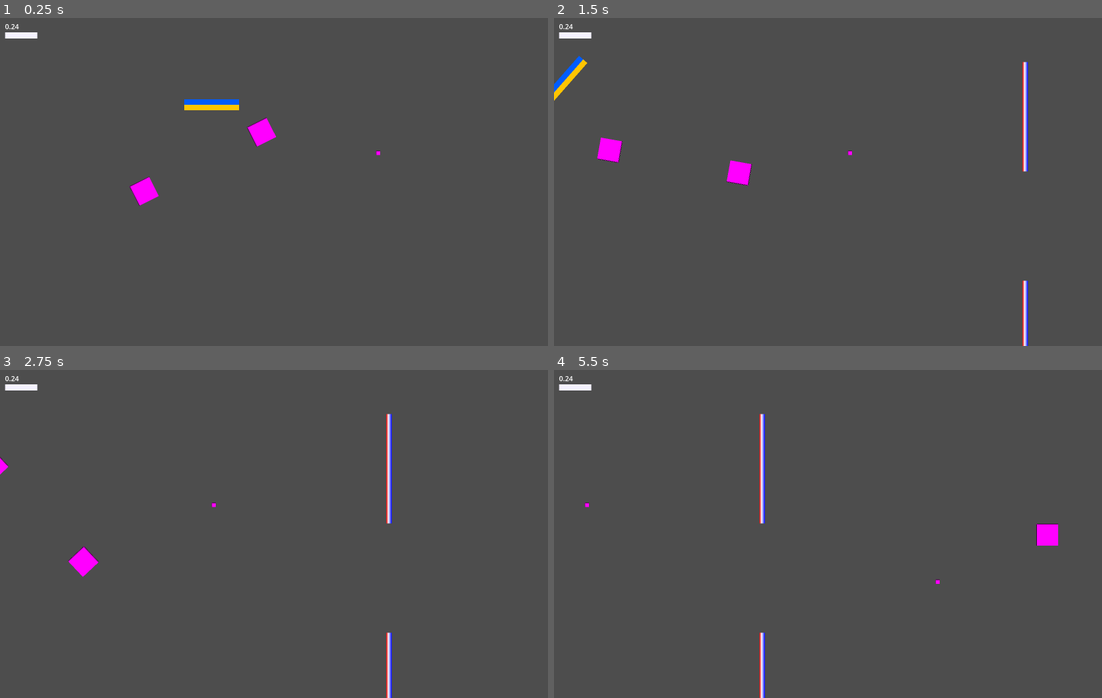
Above: before the commit, frames 1-4 (two rows, left to right).
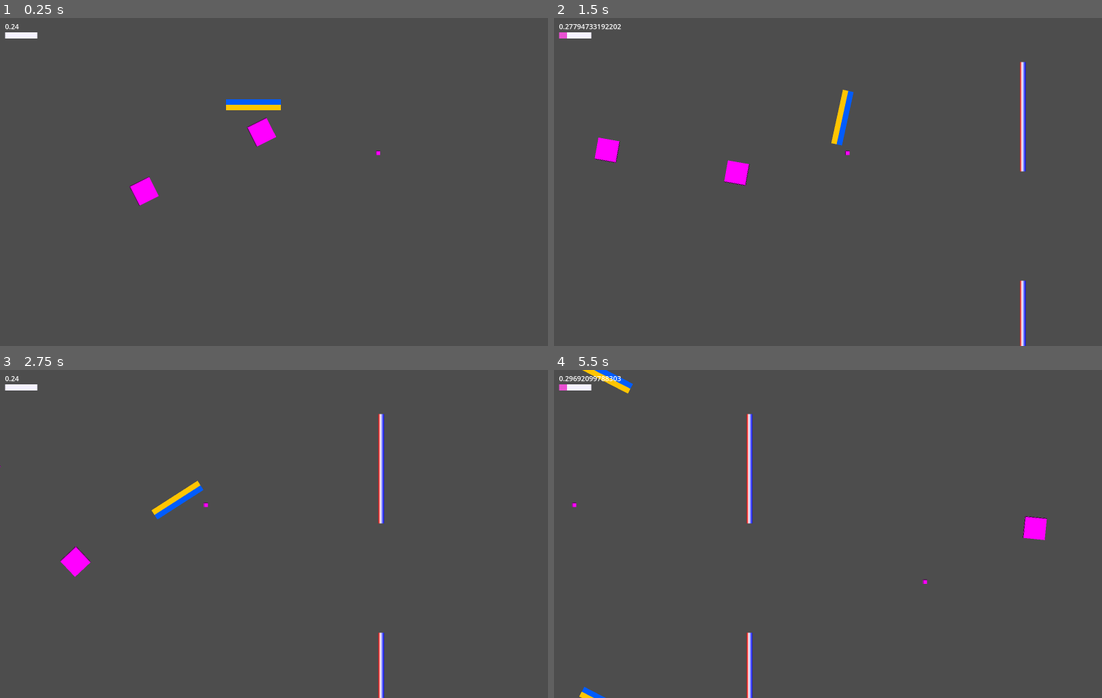
Above: after the commit, the same moments.

Repository: teros0/flappy-drone
Game: Godot game, scene res://scenes/main.tscn
The game is run twice, just before and just after one commit, with the same random seed, the same clock (stepped at 60 frames per second) and the same inputs.
Inputs (mouse positions are in pixels of both pictures, inside the frame that each line leads up to):
- Up to frame 1 (0.25 s): no input
- Up to frame 2 (1.5 s): move the mouse to (948, 165) at 0.52 s; hold Right (ui_right) 0.53-1.28 s; tap Space (push) at 0.6, 1.35 s; click (948, 165) at 0.67 s; move the mouse to (718, 198) at 1.27 s; hold Down (ui_down) from 1.28 s (still down)
- Up to frame 3 (2.75 s): move the mouse to (328, 461) at 2.02 s; release Down (ui_down) at 2.03 s; hold Right (ui_right) from 2.03 s (still down); tap Space (push) at 2.1 s
- Up to frame 4 (5.5 s): move the mouse to (800, 599) at 2.77 s; release Right (ui_right) at 2.78 s; hold Up (ui_up) 2.78-3.53 s; tap Space (push) every 0.75 s from 2.85 to 5.1 s; click (800, 599) at 2.92 s; move the mouse to (992, 583) at 3.52 s; hold Left (ui_left) 3.53-5.03 s; move the mouse to (663, 484) at 4.27 s; move the mouse to (855, 534) at 5.02 s; hold Down (ui_down) from 5.03 s (still down); click (855, 534) at 5.17 s

The runs differ from the first frame. In frame 1, 0.5% of the frame differs, in the area x 33-52%, y 24-29%; in frame 2, 1.8%; in frame 3, 1.8%; in frame 4, 2.0%, in the area x 0-92%, y 0-100%.

Commit message:
add downward thrust

Diff:
--- a/scenes/copter.tscn
+++ b/scenes/copter.tscn
@@ -1,6 +1,7 @@
 [gd_scene format=3 uid="uid://cdayq1615h4k7"]
 
 [ext_resource type="Script" uid="uid://t18wmu6lqal0" path="res://scripts/copter.gd" id="1_y4ra5"]
+[ext_resource type="PackedScene" uid="uid://cdecogviq23nw" path="res://scenes/bullet.tscn" id="2_lgper"]
 
 [sub_resource type="RectangleShape2D" id="RectangleShape2D_y4ra5"]
 size = Vector2(250, 50)
@@ -25,3 +26,5 @@
 offset_right = 125.0
 offset_bottom = 25.0
 color = Color(1, 0.77254903, 0, 1)
+
+[node name="Bullet" parent="." unique_id=1746382560 instance=ExtResource("2_lgper")]
--- a/scripts/copter.gd
+++ b/scripts/copter.gd
@@ -48,8 +48,11 @@
 	if _handle_push(delta):
 		return
 
-	var is_thrusting: bool = Input.is_action_pressed("ui_up")
-	_handle_thrust(delta, is_thrusting)
+	var is_thrusting_up: bool = Input.is_action_pressed("ui_up")
+	var is_thrusting_down: bool = Input.is_action_pressed("ui_down")
+
+	var direction: int = 1 if is_thrusting_up else -1
+	_handle_thrust(delta, is_thrusting_up or is_thrusting_down, direction)
 	_handle_rotation()
 
 
@@ -82,7 +85,7 @@
 	return false
 
 
-func _handle_thrust(delta: float, is_thrusting: bool) -> void:
+func _handle_thrust(delta: float, is_thrusting: bool, direction: int) -> void:
 	# Always update hold_time regardless of key state
 	if is_thrusting:
 		hold_time = min(hold_time + delta, max_ramp_time)
@@ -102,7 +105,7 @@
 	thrust_changed.emit(effective_thrust if is_thrusting else 0.0)
 
 	if is_thrusting:
-		var total_thrust: Vector2 = transform.y * -effective_thrust * engine_power * weight_compensation
+		var total_thrust: Vector2 = transform.y * -effective_thrust * direction * engine_power * weight_compensation
 		apply_central_force(total_thrust)
 
 
